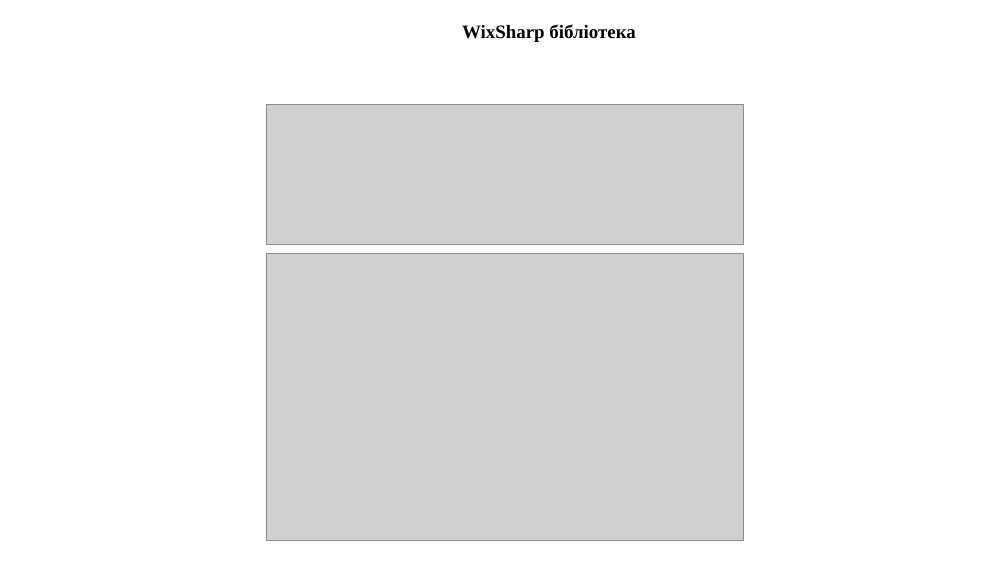
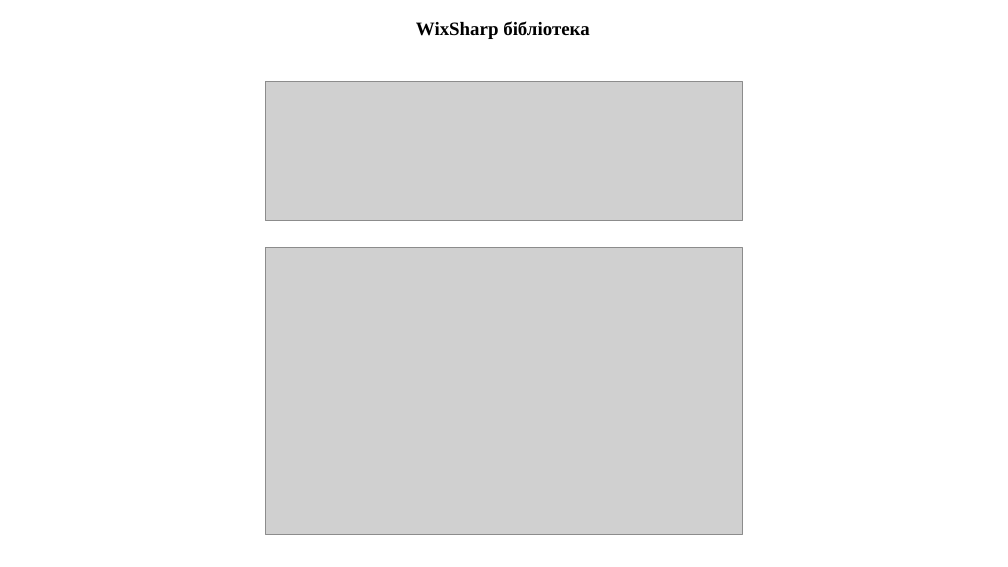
Before and after one commit to heo732/University-Course_6, a slide deck: slide 6 of GraduateProject/doc/Presentation.pptx. Drawn at 1008x567 pixels with LibreOffice and Linux fonts; fonts in the diff are those of the drawing; grey boxes stand for pictures. Boxes give left, top, right and bottom in pixels: in the first picture for what was removed or moved away, otherwise in the second. Text is boxed around its words. In the diff, an @@ line names an element or a change of style, - is before the commit and + after.

Commit message:
Changed images related to WiX Toolset and WixSharp.

```diff
--- a/GraduateProject/doc/Presentation.pptx
+++ b/GraduateProject/doc/Presentation.pptx
@@ text "WixSharp бібліотека": place and size @@
-text "WixSharp бібліотека" at <box>462,24,635,42</box>
+text "WixSharp бібліотека" at <box>416,21,589,39</box>
@@ picture: place and size @@
-picture at <box>266,105,743,245</box>
+picture at <box>265,81,743,221</box>
@@ picture: place and size @@
-picture at <box>266,254,744,541</box>
+picture at <box>265,248,743,535</box>
```
Also in this commit, not shown: 1 other slide changed.
